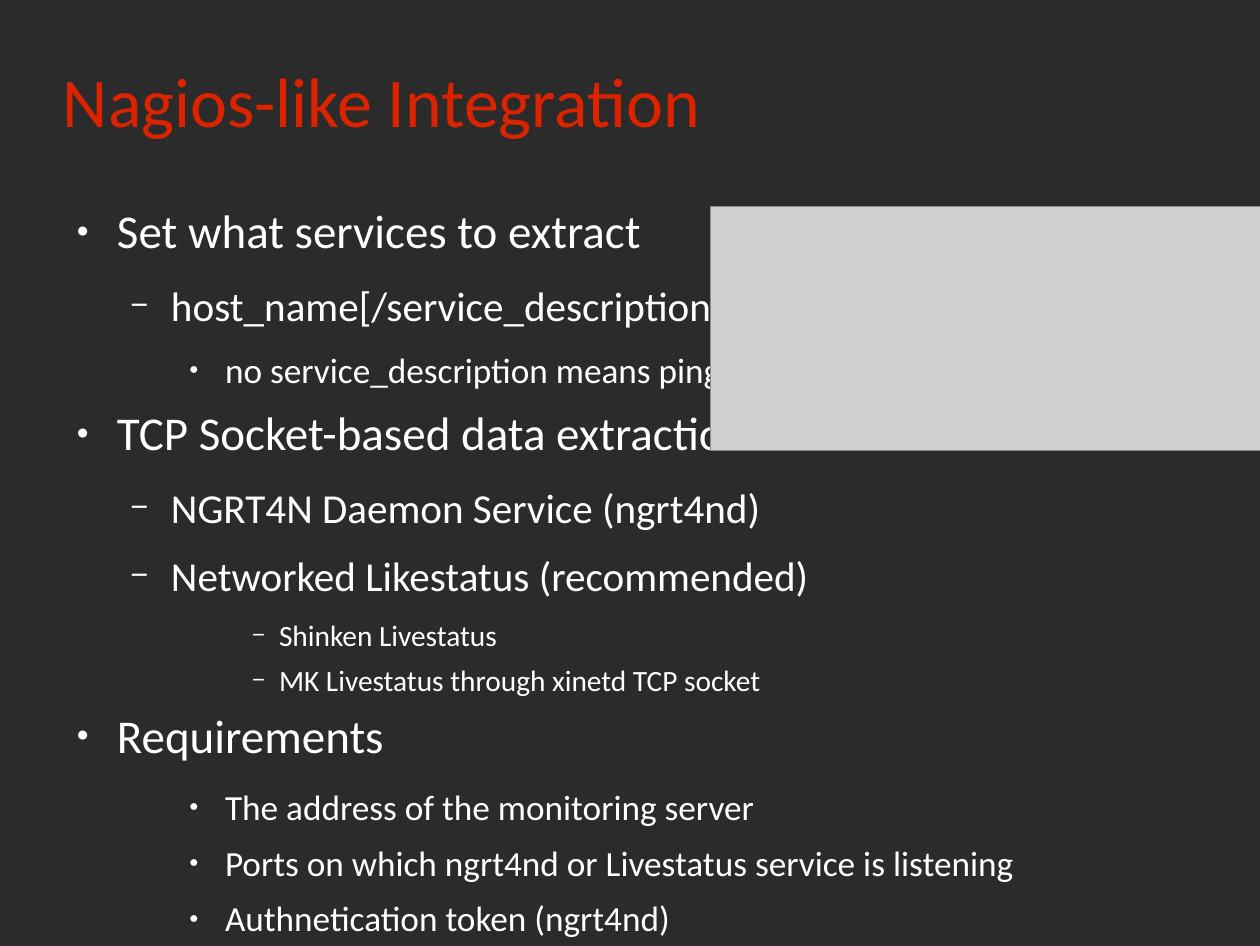
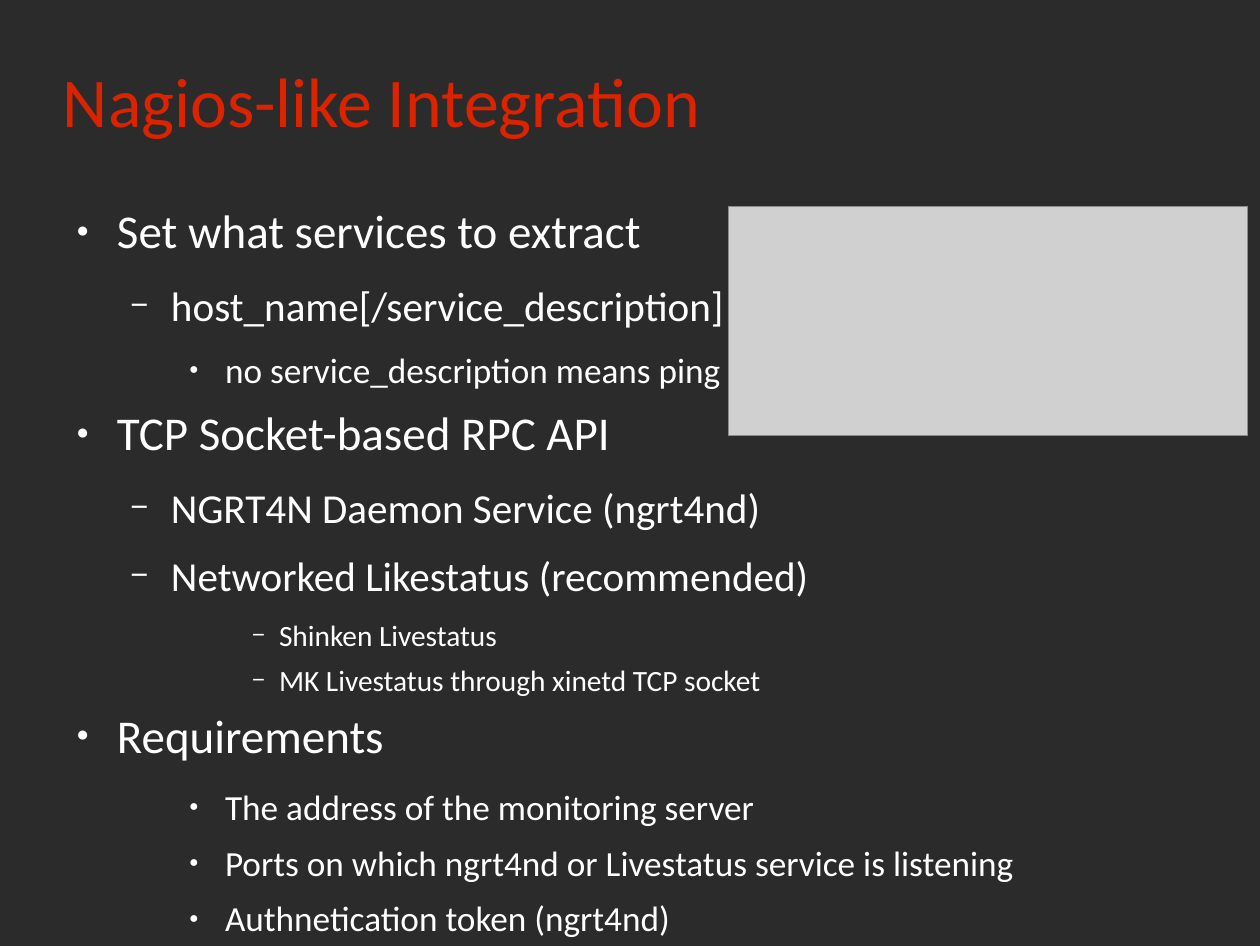
Before and after one commit to rchakode/realopinsight, a slide deck: slide 19 of doc/talks/rmll-2013.odp. Drawn at 1260x946 pixels with LibreOffice and Linux fonts; fonts in the diff are those of the drawing; grey boxes stand for pictures; background and template pictures are left out; a plain dark background stands for a picture behind light text. Boxes give left, top, right and bottom in pixels: in the first picture for what was removed or moved away, otherwise in the second. Text is boxed around its words. In the diff, an @@ line names an element or a change of style, - is before the commit and + after.

```diff
--- a/doc/talks/rmll-2013.odp
+++ b/doc/talks/rmll-2013.odp
@@ picture: place and size @@
-picture at bbox=[710, 206, 1260, 449]
+picture at bbox=[728, 206, 1247, 436]
@@ text at bbox=[117, 417, 609, 451]: text changed @@
-● TCP Socket-based data extraction
+● TCP Socket-based RPC API
```
Also in this commit, not shown: 8 other slides changed, 5 slides added, 2 slides removed.
